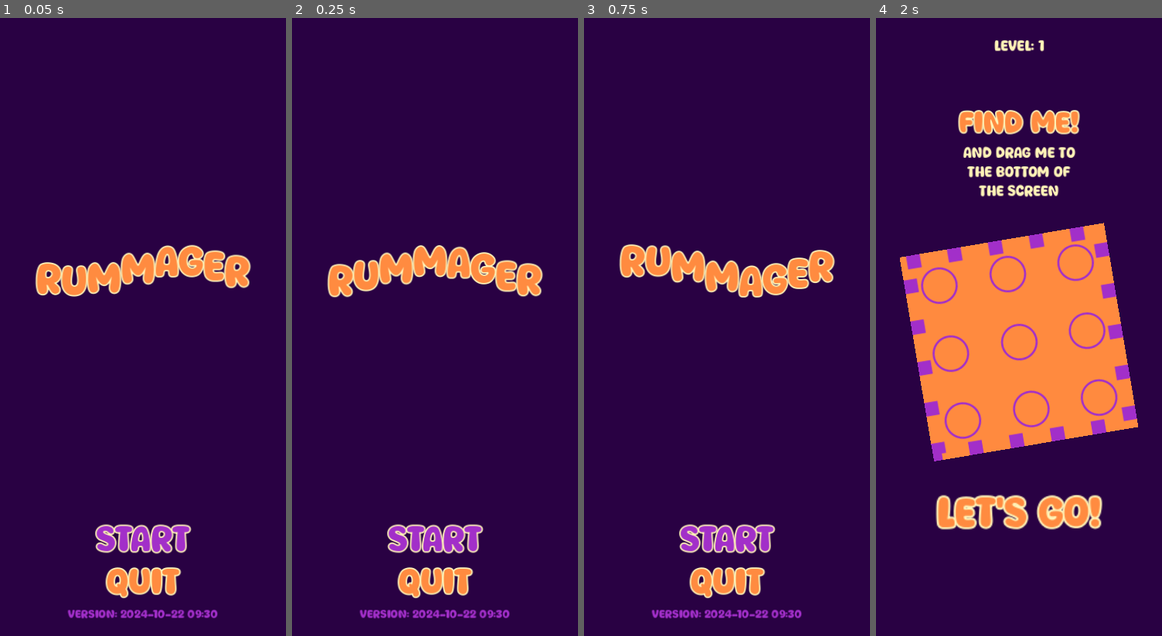
Above: before the commit, frames 1-4 (left to right).
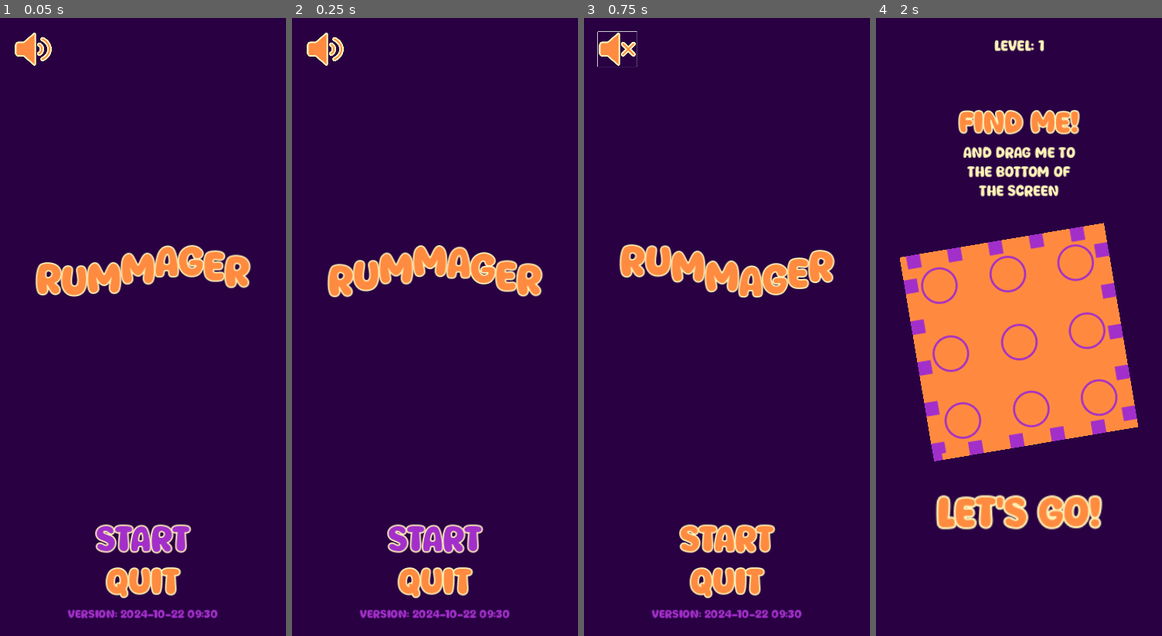
Above: after the commit, the same moments.

Repository: magopian/rummager
Game: Godot game, scene res://start_menu.tscn
Two runs of this game, one before a commit and one after it. Both use one fixed random seed, a clock stepped at 60 frames per second and the inputs below.
Inputs (mouse positions are in pixels of both pictures, inside the frame that each line leads up to):
- Up to frame 1 (0.05 s): no input
- Up to frame 2 (0.25 s): no input
- Up to frame 3 (0.75 s): click (618, 48) at 0.52 s
- Up to frame 4 (2 s): click "START" at 1.25 s

The runs differ from the first frame. In frame 1, 0.4% of the frame differs, in the area x 5-19%, y 2-8%; in frame 2, 0.4%; in frame 3, 1.4%, in the area x 4-67%, y 2-87%; in frame 4, nothing differs.

Commit message:
Add a "mute sound" button on the main screen

Diff:
--- /dev/null
+++ b/mute_sound_button.gd
@@ -0,0 +1,10 @@
+extends CheckButton
+
+@onready var user_prefs: UserPreferences
+
+
+func _ready() -> void:
+	user_prefs = UserPreferences.load_or_create()
+	user_prefs.apply_preferences()
+	toggled.connect(user_prefs.set_muted)
+	button_pressed = user_prefs.muted
--- /dev/null
+++ b/mute_sound_button.tscn
@@ -0,0 +1,13 @@
+[gd_scene load_steps=4 format=3 uid="uid://t6pokx6riwkc"]
+
+[ext_resource type="Texture2D" uid="uid://dvui57bodppg6" path="res://assets/sprites/sound_on.png" id="1_wj5na"]
+[ext_resource type="Texture2D" uid="uid://b74tn4615ikn3" path="res://assets/sprites/sound_off.png" id="2_4rg2f"]
+[ext_resource type="Script" path="res://mute_sound_button.gd" id="3_v1tn2"]
+
+[node name="MuteSoundButton" type="CheckButton"]
+offset_right = 44.0
+offset_bottom = 24.0
+scale = Vector2(0.3, 0.3)
+theme_override_icons/checked = ExtResource("1_wj5na")
+theme_override_icons/unchecked = ExtResource("2_4rg2f")
+script = ExtResource("3_v1tn2")
--- a/start_menu.tscn
+++ b/start_menu.tscn
@@ -1,6 +1,9 @@
-[gd_scene load_steps=3 format=3 uid="uid://c74mokjvytaxx"]
+[gd_scene load_steps=6 format=3 uid="uid://c74mokjvytaxx"]
 
 [ext_resource type="Script" path="res://start_menu.gd" id="1_lbbar"]
+[ext_resource type="PackedScene" uid="uid://t6pokx6riwkc" path="res://mute_sound_button.tscn" id="2_88lsy"]
+[ext_resource type="Texture2D" uid="uid://dvui57bodppg6" path="res://assets/sprites/sound_on.png" id="2_wi4kh"]
+[ext_resource type="Texture2D" uid="uid://b74tn4615ikn3" path="res://assets/sprites/sound_off.png" id="3_klq30"]
 
 [sub_resource type="StyleBoxEmpty" id="StyleBoxEmpty_3y813"]
 
@@ -40,6 +43,11 @@
 [node name="Control2" type="Control" parent="MarginContainer/VBoxContainer"]
 layout_mode = 2
 size_flags_vertical = 3
+
+[node name="MuteSoundButton" parent="MarginContainer/VBoxContainer/Control2" instance=ExtResource("2_88lsy")]
+layout_mode = 0
+theme_override_icons/checked = ExtResource("3_klq30")
+theme_override_icons/unchecked = ExtResource("2_wi4kh")
 
 [node name="RichTextLabel" type="RichTextLabel" parent="MarginContainer/VBoxContainer"]
 clip_contents = false
--- /dev/null
+++ b/user_preferences.gd
@@ -0,0 +1,26 @@
+class_name UserPreferences extends Resource
+
+enum AUDIO_BUS { MASTER }
+@export var muted: bool = false
+
+
+func save() -> void:
+	ResourceSaver.save(self, "user://user_preferences.tres")
+	apply_preferences()
+
+
+func set_muted(new_muted: bool) -> void:
+	muted = new_muted
+	save()
+
+
+func apply_preferences() -> void:
+	print("applying preferences")
+	AudioServer.set_bus_mute(AUDIO_BUS.MASTER, muted)
+
+
+static func load_or_create() -> UserPreferences:
+	var res: UserPreferences = load("user://user_preferences.tres") as UserPreferences
+	if !res:
+		res = UserPreferences.new()
+	return res
Binary file added: assets/sprites/sound_off.png
Not shown, added: assets/sprites/sound_off.png.import
Binary file added: assets/sprites/sound_on.png
Not shown, added: assets/sprites/sound_on.png.import
